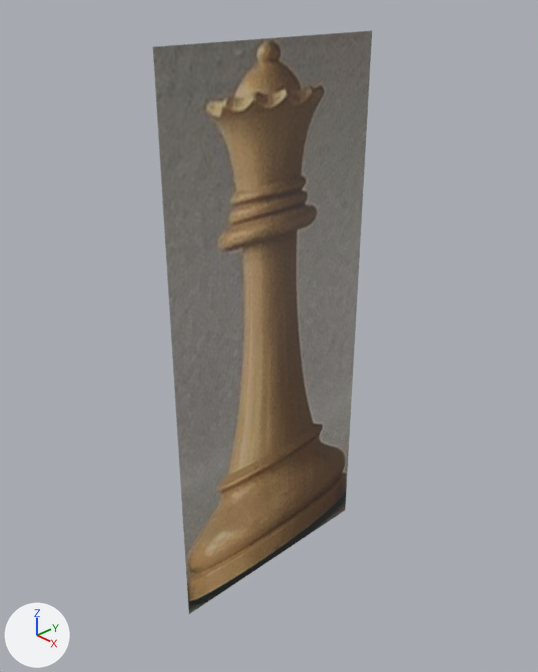
Renders of the Blender file blender/LowPolyChessSet/src/models/pieces/Queen.blend from each side of a commit.
One viewpoint serves both versions: a 50 mm lens placed at (0.0774, -0.0741, 0.0981), pointed at (-0.001, -0.0004, 0.0457). The axes (+X, +Y, +Z) are drawn at lower left. The lights are the same throughout.

The first picture shows 'queen'.
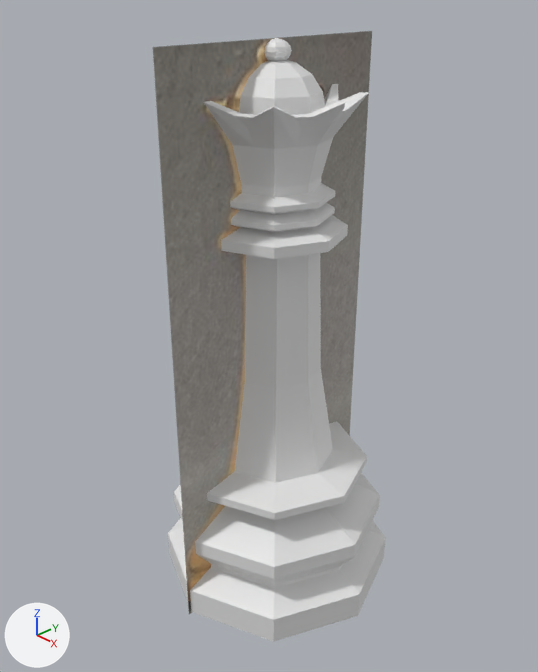
The newer file is also rescaled (x1.075) as a whole; pictures and numbers use the older file's frame.

Location of each change, (x1, y1, x2, y2) in pixels of the pictures (538 x 672 px):
'Queen', added: after (168, 183, 386, 642)
'Crown', added: after (204, 84, 368, 197)
'Sphere', added: after (239, 60, 325, 115)
'Sphere.001', added: after (265, 38, 292, 61)

Diff of the bpy script that builds the scene:
```diff
--- a/blender/LowPolyChessSet/src/models/pieces/Queen.blend.py
+++ b/blender/LowPolyChessSet/src/models/pieces/Queen.blend.py
@@ me_sphere_001 @@
+me_sphere_001.from_pydata(...)  # a UV sphere (8 segments, 8 rings, poles along z) spanning x -0.0075..0.0075, y -0.0075..0.0075, z -0.0075..0.0075
@@ me_cylinder_002 @@
+me_cylinder_002.from_pydata(...)  # 160 vertices, 152 faces; spans x -0.0095..0.0095, y -0.0099..0.0091, z 0.0523..0.0624
@@ me_cylinder_001 @@
+me_cylinder_001.from_pydata(...)  # 200 vertices, 180 faces; spans x -0.015..0.015, y -0.015..0.015, z 0.0002..0.053
@@ ob_sphere_001 @@
+ob_sphere_001 = bpy.data.objects.new('Sphere.001', me_sphere_001)
+ob_sphere_001.location = (0.0, 0.0, 0.0886)
+ob_sphere_001.scale = (0.279, 0.279, 0.209)
@@ ob_sphere @@
+ob_sphere = bpy.data.objects.new('Sphere', me_sphere_001.copy())
+ob_sphere.location = (0.0, 0.0, 0.0807)
+ob_sphere.scale = (0.931, 0.931, 0.931)
@@ ob_crown @@
+ob_crown = bpy.data.objects.new('Crown', me_cylinder_002)
+ob_crown.location = (0.0, 0.0006, 0.0)
+ob_crown.scale = (1.34, 1.34, 1.34)
@@ ob_queen_1 @@
+ob_queen_1 = bpy.data.objects.new('Queen', me_cylinder_001)
+ob_queen_1.location = (0.0, 0.0006, 0.0)
+ob_queen_1.scale = (1.34, 1.34, 1.34)
```
